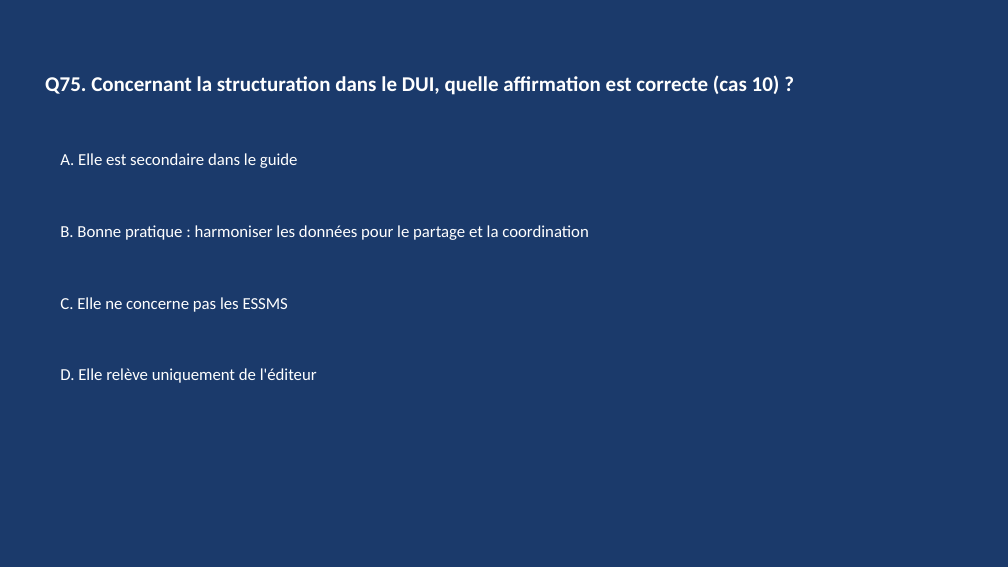
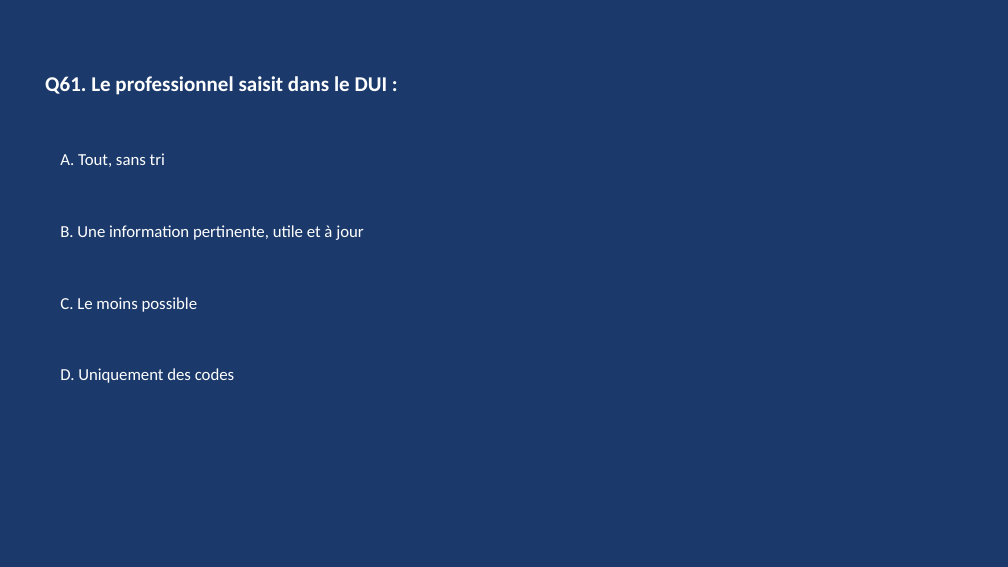
Before and after one commit to RicoBSJ/claude-travail-livrables, a slide deck: slide 121 of Livrables/Quiz/quiz_rbpp_ppa-dui_2026-06-27.pptx (slide 149 before the commit). Drawn at 1008x567 pixels with LibreOffice and Linux fonts; fonts in the diff are those of the drawing. Boxes give left, top, right and bottom in pixels: in the first picture for what was removed or moved away, otherwise in the second. Text is boxed around its words. In the diff, an @@ line names an element or a change of style, - is before the commit and + after.

```diff
--- a/Livrables/Quiz/quiz_rbpp_ppa-dui_2026-06-27.pptx
+++ b/Livrables/Quiz/quiz_rbpp_ppa-dui_2026-06-27.pptx
@@ text at (45, 76, 388, 95): text changed @@
-Q75. Concernant la structuration dans le DUI, quelle affirmation est correcte (cas 10) ?
+Q61. Le professionnel saisit dans le DUI :
@@ text at (60, 153, 165, 167): text changed @@
-A. Elle est secondaire dans le guide
+A. Tout, sans tri
@@ text at (60, 225, 363, 240): text changed @@
-B. Bonne pratique : harmoniser les données pour le partage et la coordination
+B. Une information pertinente, utile et à jour
@@ text at (60, 297, 198, 312): text changed @@
-C. Elle ne concerne pas les ESSMS
+C. Le moins possible
@@ text at (60, 368, 234, 383): text changed @@
-D. Elle relève uniquement de l'éditeur
+D. Uniquement des codes
```
Also in this commit, not shown: 142 other slides changed, 32 slides added, 54 slides removed, 1 other file.
